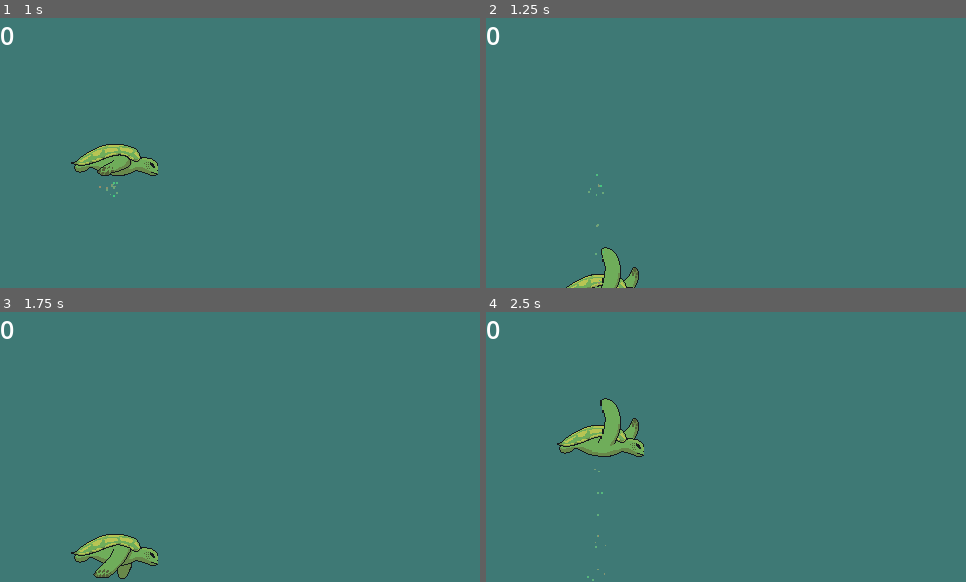
Above: before the commit, frames 1-4 (two rows, left to right).
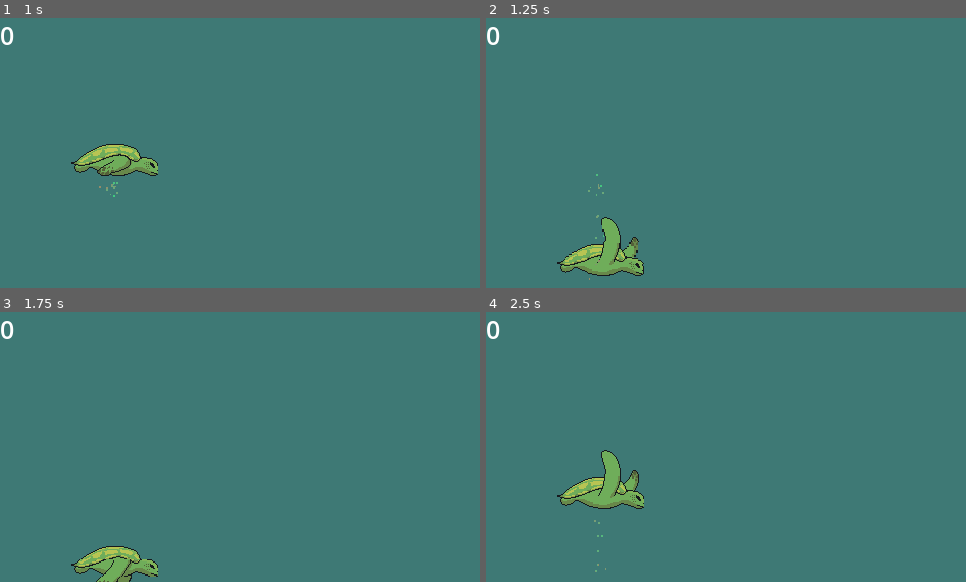
Above: after the commit, the same moments.

Repository: TheMaxcraft1/MarDelJam2023_ProyectoProteo
Game: Godot game, scene res://Scenes/WaterScene.tscn
The game is run twice, just before and just after one commit, with the same random seed, the same clock (stepped at 60 frames per second) and the same inputs. The project has no main scene, so this scene is started directly.
Inputs:
- Up to frame 1 (1 s): tap Space (WaterJump) at 0.6, 0.77 s
- Up to frame 2 (1.25 s): tap Space (WaterJump) at 1.07 s
- Up to frame 3 (1.75 s): tap Space (WaterJump) at 1.35, 1.52 s
- Up to frame 4 (2.5 s): tap Space (WaterJump) at 1.82, 2.1 s

Frame 1 is identical in both runs. In frame 2, 2.4% of the frame differs, in the area x 14-33%, y 61-100%; in frame 3, 2.0%; in frame 4, 3.9%, in the area x 14-33%, y 31-100%.

Commit message:
Fonts and Buttons

Diff:
--- a/Scenes/MainMenu.tscn
+++ b/Scenes/MainMenu.tscn
@@ -1,15 +1,32 @@
-[gd_scene format=3 uid="uid://dqebi8as86bda"]
+[gd_scene load_steps=11 format=3 uid="uid://dqebi8as86bda"]
+
+[ext_resource type="FontFile" uid="uid://bldwkf231s5jw" path="res://Fonts/superstar_memesbruh03.ttf" id="1_4ho5x"]
+[ext_resource type="Texture2D" uid="uid://45a1u32eybi4" path="res://Buttons/boton normal JUGAR.png" id="2_r1dlf"]
+[ext_resource type="Texture2D" uid="uid://rberqcnkygm2" path="res://Buttons/boton pressed JUGAR.png" id="3_5x7qx"]
+[ext_resource type="Texture2D" uid="uid://d1wx7k7nbfvun" path="res://Buttons/boton hover JUGAR.png" id="4_i5gwx"]
+[ext_resource type="Texture2D" uid="uid://cmvrko0b0cmhb" path="res://Buttons/boton normal OPCIONES.png" id="5_uccc0"]
+[ext_resource type="Texture2D" uid="uid://c8pu0a5esjx3o" path="res://Buttons/boton normal CREDITOS.png" id="6_sbloh"]
+[ext_resource type="Texture2D" uid="uid://cp4y6d68qg2s4" path="res://Buttons/boton pressed opciones.png" id="6_yeyg6"]
+[ext_resource type="Texture2D" uid="uid://bbp7vkvl5vy0f" path="res://Buttons/boton hover OPCIONES.png" id="7_1dp1n"]
+[ext_resource type="Texture2D" uid="uid://cw8td121gfnwq" path="res://Buttons/boton pressed CREDITOS.png" id="7_spc0j"]
+[ext_resource type="Texture2D" uid="uid://4vtabhad8e2y" path="res://Buttons/boton hover CREDITOS.png" id="8_las66"]
 
 [node name="MainMenu" type="Node2D"]
 
+[node name="ColorRect" type="ColorRect" parent="."]
+offset_right = 480.0
+offset_bottom = 272.0
+color = Color(0.447059, 0.631373, 0.898039, 1)
+
 [node name="MarginContainer" type="MarginContainer" parent="."]
 offset_right = 469.0
-offset_bottom = 143.0
+offset_bottom = 128.0
 
 [node name="Label" type="Label" parent="MarginContainer"]
 layout_mode = 2
 size_flags_vertical = 1
-theme_override_font_sizes/font_size = 50
+theme_override_fonts/font = ExtResource("1_4ho5x")
+theme_override_font_sizes/font_size = 60
 text = "PROYECTO PROTEO"
 horizontal_alignment = 1
 vertical_alignment = 1
@@ -18,27 +35,31 @@
 offset_top = 128.0
 offset_right = 480.0
 offset_bottom = 273.0
-theme_override_constants/margin_left = 50
-theme_override_constants/margin_right = 50
-theme_override_constants/margin_bottom = 42
 
 [node name="VBoxContainer" type="VBoxContainer" parent="MarginContainer2"]
 layout_mode = 2
+theme_override_constants/separation = 20
 
-[node name="JugarButton" type="Button" parent="MarginContainer2/VBoxContainer"]
+[node name="JugarButton" type="TextureButton" parent="MarginContainer2/VBoxContainer"]
+texture_filter = 1
 layout_mode = 2
-size_flags_vertical = 3
-theme_override_font_sizes/font_size = 25
-text = "JUGAR"
+size_flags_horizontal = 4
+texture_normal = ExtResource("2_r1dlf")
+texture_pressed = ExtResource("3_5x7qx")
+texture_hover = ExtResource("4_i5gwx")
 
-[node name="OpcionesButton" type="Button" parent="MarginContainer2/VBoxContainer"]
+[node name="OpcionesButton" type="TextureButton" parent="MarginContainer2/VBoxContainer"]
+texture_filter = 1
 layout_mode = 2
-size_flags_vertical = 3
-theme_override_font_sizes/font_size = 25
-text = "OPCIONES"
+size_flags_horizontal = 4
+texture_normal = ExtResource("5_uccc0")
+texture_pressed = ExtResource("6_yeyg6")
+texture_hover = ExtResource("7_1dp1n")
 
-[node name="Button" type="Button" parent="MarginContainer2/VBoxContainer"]
+[node name="CreditosButton" type="TextureButton" parent="MarginContainer2/VBoxContainer"]
+texture_filter = 1
 layout_mode = 2
-size_flags_vertical = 3
-theme_override_font_sizes/font_size = 25
-text = "CRÉDITOS"
+size_flags_horizontal = 4
+texture_normal = ExtResource("6_sbloh")
+texture_pressed = ExtResource("7_spc0j")
+texture_hover = ExtResource("8_las66")
--- a/Scripts/WaterPlayerMovement.gd
+++ b/Scripts/WaterPlayerMovement.gd
@@ -2,8 +2,8 @@
 
 var canMove = false
 var dy = 0
-var GRAVITY = 35
-var MAXFALLSPEED = 50
+var GRAVITY = 25
+var MAXFALLSPEED = 45
 func _ready():
 	$Sprite.play("idle")
 
@@ -11,11 +11,11 @@
 	if canMove:
 		dy += GRAVITY * delta
 		if Input.is_action_just_pressed("WaterJump"):
-			dy -= 20
+			dy -= 15
 
 
 		if dy > MAXFALLSPEED:
-			dy = 50
+			dy = MAXFALLSPEED
 
 		position.y -= dy
 
--- a/project.godot
+++ b/project.godot
@@ -31,5 +31,6 @@
 
 [rendering]
 
+textures/canvas_textures/default_texture_filter=0
 renderer/rendering_method="gl_compatibility"
 renderer/rendering_method.mobile="gl_compatibility"
Binary file added: Fonts/Big_Apple_3PM.ttf
Not shown, added: Fonts/Big_Apple_3PM.ttf.import
Binary file added: Fonts/superstar_memesbruh03.ttf
Not shown, added: Fonts/superstar_memesbruh03.ttf.import
Binary file added: Sprites/Buttons/boton hover CREDITOS.png
Not shown, added: Sprites/Buttons/boton hover CREDITOS.png.import
Binary file added: Sprites/Buttons/boton hover JUGAR.png
Not shown, added: Sprites/Buttons/boton hover JUGAR.png.import
Binary file added: Sprites/Buttons/boton hover OPCIONES.png
Not shown, added: Sprites/Buttons/boton hover OPCIONES.png.import
Binary file added: Sprites/Buttons/boton hover PRESSED.png
Not shown, added: Sprites/Buttons/boton hover PRESSED.png.import
(and 16 more such lines)
